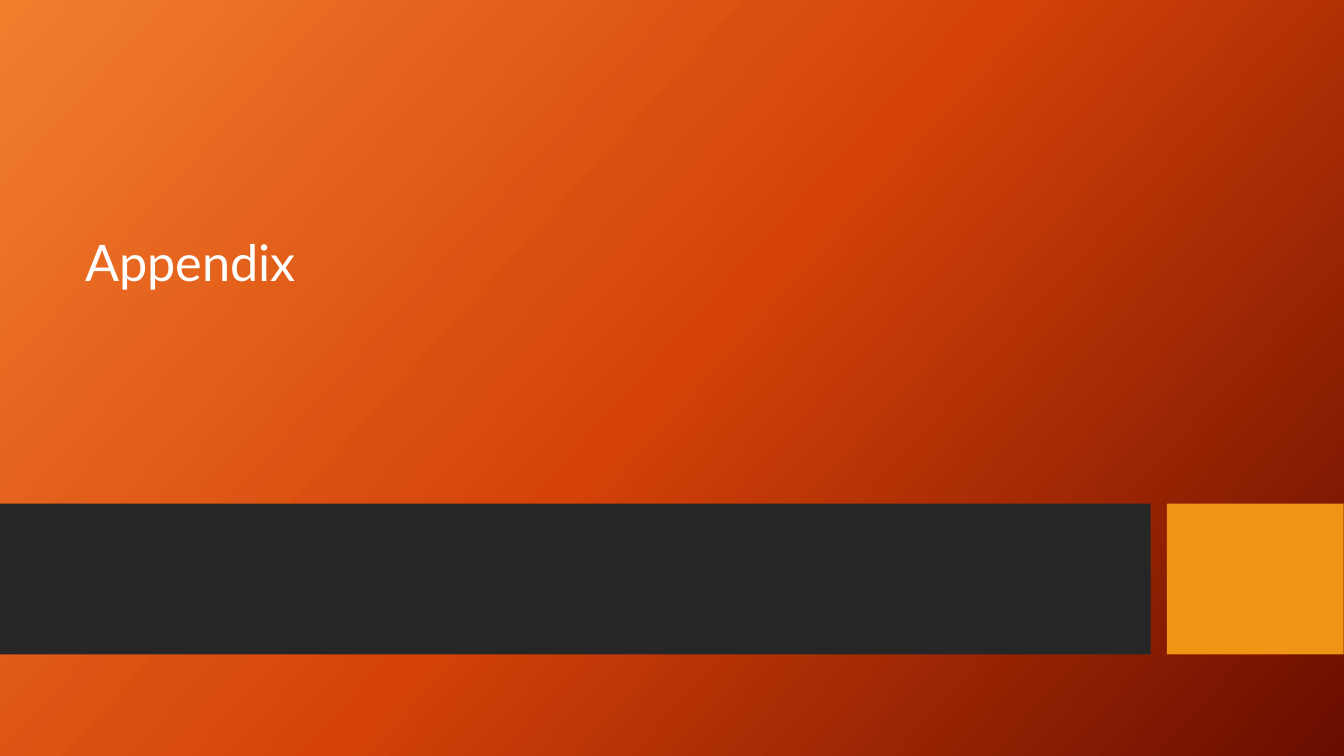
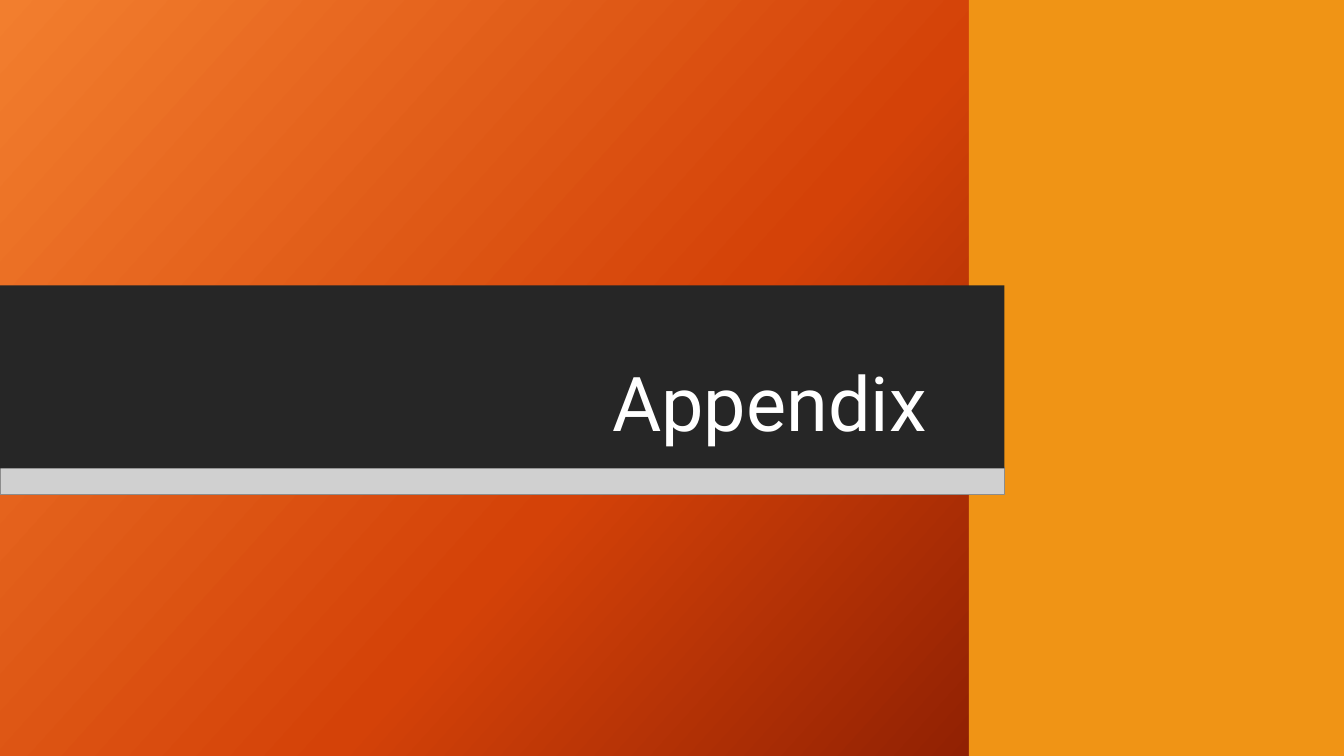
Before and after one commit to CharlesPBiggar/Data-Analytics-Project-1, a slide deck: slide 18 of Presentation/GiterDun Presentation.pptx. Drawn at 1344x756 pixels with LibreOffice and Linux fonts; fonts in the diff are those of the drawing; grey boxes stand for pictures; background and template pictures are left out. Boxes give left, top, right and bottom in pixels: in the first picture for what was removed or moved away, otherwise in the second. Text is boxed around its words. In the diff, an @@ line names an element or a change of style, - is before the commit and + after.

Commit message:
updated pptx with talking points & design tune up

```diff
--- a/Presentation/GiterDun Presentation.pptx
+++ b/Presentation/GiterDun Presentation.pptx
@@ rectangle added at <box>0,0,1344,756</box>, fill gradient #F18031 to #D54209 to #6A0D00 @@
@@ rectangle added at <box>969,0,1344,756</box>, fill #F09415 @@
@@ rectangle added at <box>0,285,989,469</box>, fill #262626 @@
@@ rectangle added at <box>0,285,1004,469</box>, fill #262626 @@
@@ rectangle added at <box>1004,285,1344,469</box>, fill #F09415 @@
@@ title "Appendix": place and size @@
-title "Appendix" at <box>85,244,296,290</box>
+title "Appendix" at <box>612,374,926,447</box>
@@ title "Appendix" at <box>612,374,926,447</box>: size 36 to 54 pt, font Lato to Roboto; alignment left to right; vertical alignment middle to bottom @@
@@ picture added at <box>0,468,989,498</box> @@
@@ picture added at <box>0,468,1004,495</box> @@
@@ picture added at <box>1004,468,1344,498</box> @@
```
Also in this commit, not shown: 12 other slides changed.
